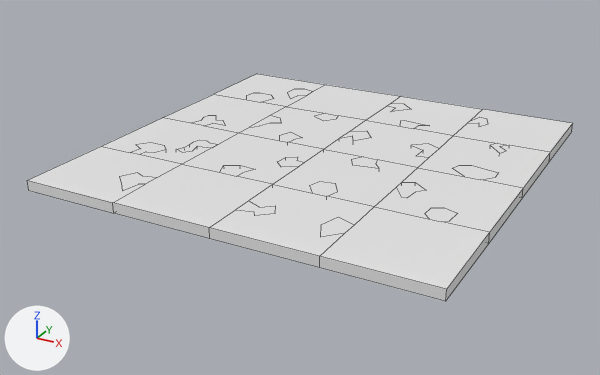
The FBX model Assets/Models/FBX/03/Puzzle Pieces.fbx as it was, and as the next commit left it.
One viewpoint serves both versions: a 50 mm camera at (1.77, -3.45, 1.54) aimed at (-0.07, -0.11, -0.13). Every picture has the same lights, and +X, +Y and +Z are marked at lower left. The first picture is the older version. Mesh edges are drawn as thin lines. Where no turn or scale is listed for an object, it has been applied to the vertices.

Names of what the first picture shows: 'Piece 00', 'Piece 01', 'Piece 02', 'Piece 03', 'Piece 04', 'Piece 05', 'Piece 06', 'Piece 07', 'Piece 08', 'Piece 09', 'Piece 10', 'Piece 11', 'Piece 12', 'Piece 13', 'Piece 14', 'Piece 15'.
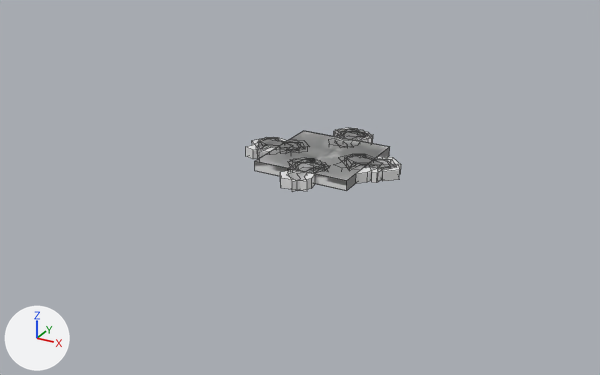
Edits to the bpy script that builds the scene:
```text
Change me_cube_039:
    remove me_cube_039.from_pydata(...)  # 60 vertices, 36 faces; spans x -0.118..0.629, y -0.5..0.0, z 0.0..0.05
    add me_cube_039.from_pydata(...)  # 60 vertices, 36 faces; spans x -0.368..0.379, y -0.25..0.25, z -0.025..0.025
    me_cube_039 part 2: the whole mesh is moved by (-0.25, 0.25, -0.025)
Change me_cube_029:
    remove me_cube_029.from_pydata(...)  # 38 vertices, 21 faces; spans x -1.0..-0.5, y 0.5..1.0, z 0.0..0.05
    add me_cube_029.from_pydata(...)  # 38 vertices, 21 faces; spans x -0.25..0.25, y -0.25..0.25, z -0.025..0.025
    me_cube_029 part 9: the whole mesh is moved by (0.75, -0.75, -0.025)
Change me_cube_042:
    remove me_cube_042.from_pydata(...)  # 50 vertices, 29 faces; spans x 0.5..1.0, y -0.5..0.147, z 0.0..0.05
    add me_cube_042.from_pydata(...)  # 50 vertices, 29 faces; spans x -0.25..0.25, y -0.25..0.397, z -0.025..0.025
    me_cube_042 part 6: the whole mesh is moved by (-0.75, 0.25, -0.025)
Change me_cube_035:
    remove me_cube_035.from_pydata(...)  # 54 vertices, 31 faces; spans x -0.5..0.138, y 0.0..0.5, z 0.0..0.05
    add me_cube_035.from_pydata(...)  # 54 vertices, 31 faces; spans x -0.25..0.388, y -0.25..0.25, z -0.025..0.025
    me_cube_035 part 3: the whole mesh is moved by (0.25, -0.25, -0.025)
Change me_cube_036:
    remove me_cube_036.from_pydata(...)  # 46 vertices, 31 faces; spans x -0.627..0.144, y 0.387..1.0, z 0.0..0.05
    add me_cube_036.from_pydata(...)  # 46 vertices, 31 faces; spans x -0.377..0.394, y -0.363..0.25, z -0.025..0.025
    me_cube_036 part 15: the whole mesh is moved by (0.25, -0.75, -0.025)
Change me_cube_044:
    remove me_cube_044.from_pydata(...)  # 34 vertices, 21 faces; spans x 0.5..1.0, y 0.368..1.0, z 0.0..0.05
    add me_cube_044.from_pydata(...)  # 34 vertices, 21 faces; spans x -0.25..0.25, y -0.382..0.25, z -0.025..0.025
    me_cube_044 part 12: the whole mesh is moved by (-0.75, -0.75, -0.025)
Change me_cube_037:
    remove me_cube_037.from_pydata(...)  # 46 vertices, 27 faces; spans x 0.0..0.604, y 0.5..1.0, z 0.0..0.05
    add me_cube_037.from_pydata(...)  # 46 vertices, 27 faces; spans x -0.25..0.354, y -0.25..0.25, z -0.025..0.025
    me_cube_037 part 8: the whole mesh is moved by (-0.25, -0.75, -0.025)
Change me_cube_040:
    remove me_cube_040.from_pydata(...)  # 44 vertices, 26 faces; spans x 0.0..0.5, y -1.0..-0.352, z 0.0..0.05
    add me_cube_040.from_pydata(...)  # 44 vertices, 26 faces; spans x -0.25..0.25, y -0.25..0.398, z -0.025..0.025
    me_cube_040 part 1: the whole mesh is moved by (-0.25, 0.75, -0.025)
Change me_cube_033:
    remove me_cube_033.from_pydata(...)  # 50 vertices, 33 faces; spans x -0.662..0.163, y -1.0..-0.379, z 0.0..0.05
    add me_cube_033.from_pydata(...)  # 50 vertices, 33 faces; spans x -0.412..0.413, y -0.25..0.371, z -0.025..0.025
    me_cube_033 part 4: the whole mesh is moved by (0.25, 0.75, -0.025)
Change me_cube_038:
    remove me_cube_038.from_pydata(...)  # 56 vertices, 34 faces; spans x 0.0..0.5, y -0.117..0.603, z 0.0..0.05
    add me_cube_038.from_pydata(...)  # 56 vertices, 34 faces; spans x -0.25..0.25, y -0.367..0.353, z -0.025..0.025
    me_cube_038 part 11: the whole mesh is moved by (-0.25, -0.25, -0.025)
Change me_cube_032:
    remove me_cube_032.from_pydata(...)  # 42 vertices, 25 faces; spans x -1.0..-0.5, y -1.0..-0.341, z 0.0..0.05
    add me_cube_032.from_pydata(...)  # 42 vertices, 25 faces; spans x -0.25..0.25, y -0.25..0.409, z -0.025..0.025
    me_cube_032 part 5: the whole mesh is moved by (0.75, 0.75, -0.025)
Change me_cube_034:
    remove me_cube_034.from_pydata(...)  # 70 vertices, 41 faces; spans x -0.643..0.0, y -0.5..0.142, z 0.0..0.05
    add me_cube_034.from_pydata(...)  # 70 vertices, 41 faces; spans x -0.393..0.25, y -0.25..0.392, z -0.025..0.025
    me_cube_034 part 7: the whole mesh is moved by (0.25, 0.25, -0.025)
Change me_cube_031:
    remove me_cube_031.from_pydata(...)  # 70 vertices, 39 faces; spans x -1.0..-0.5, y -0.5..0.175, z 0.0..0.05
    add me_cube_031.from_pydata(...)  # 70 vertices, 39 faces; spans x -0.25..0.25, y -0.25..0.425, z -0.025..0.025
    me_cube_031 part 14: the whole mesh is moved by (0.75, 0.25, -0.025)
Change me_cube_030:
    remove me_cube_030.from_pydata(...)  # 54 vertices, 33 faces; spans x -1.0..-0.38, y 0.0..0.657, z 0.0..0.05
    add me_cube_030.from_pydata(...)  # 54 vertices, 33 faces; spans x -0.25..0.37, y -0.25..0.407, z -0.025..0.025
    me_cube_030 part 10: the whole mesh is moved by (0.75, -0.25, -0.025)
Change me_cube_043:
    remove me_cube_043.from_pydata(...)  # 46 vertices, 27 faces; spans x 0.363..1.0, y 0.0..0.5, z 0.0..0.05
    add me_cube_043.from_pydata(...)  # 46 vertices, 27 faces; spans x -0.387..0.25, y -0.25..0.25, z -0.025..0.025
    me_cube_043 part 16: the whole mesh is moved by (-0.75, -0.25, -0.025)
Change me_cube_041:
    remove me_cube_041.from_pydata(...)  # 32 vertices, 22 faces; spans x 0.382..1.0, y -1.0..-0.367, z 0.0..0.05
    add me_cube_041.from_pydata(...)  # 32 vertices, 22 faces; spans x -0.368..0.25, y -0.25..0.383, z -0.025..0.025
    me_cube_041 part 13: the whole mesh is moved by (-0.75, 0.75, -0.025)
```

Where the change shows, as pixel boxes (x1, y1, x2, y2) in the pictures (600 x 375 px):
'Piece 12', moved: before (320, 207, 490, 301); after (257, 131, 388, 178)
'Piece 04', moved: before (113, 164, 275, 239); after (252, 132, 400, 182)
'Piece 11', moved: before (209, 181, 374, 268); after (258, 129, 389, 186)
'Piece 13', moved: before (375, 165, 523, 243); after (255, 129, 387, 190)
'Piece 03', moved: before (27, 143, 181, 213); after (268, 128, 384, 184)
'Piece 10', moved: before (274, 149, 425, 207); after (255, 131, 395, 188)
'Piece 14', moved: before (412, 136, 550, 198); after (255, 134, 382, 190)
'Piece 05', moved: before (177, 132, 323, 184); after (246, 135, 390, 191)
'Piece 09', moved: before (325, 120, 453, 168); after (255, 133, 387, 191)
'Piece 02', moved: before (103, 115, 238, 164); after (255, 128, 390, 190)
'Piece 15', moved: before (453, 109, 573, 162); after (258, 134, 347, 192)
'Piece 01', moved: before (163, 93, 286, 133); after (256, 129, 389, 189)
'Piece 07', moved: before (286, 85, 410, 120); after (258, 135, 401, 191)
'Piece 06', moved: before (239, 107, 371, 149); after (256, 133, 395, 189)
'Piece 08', moved: before (366, 96, 488, 135); after (256, 136, 391, 190)
'Piece 00', moved: before (215, 74, 326, 106); after (259, 132, 382, 189)
